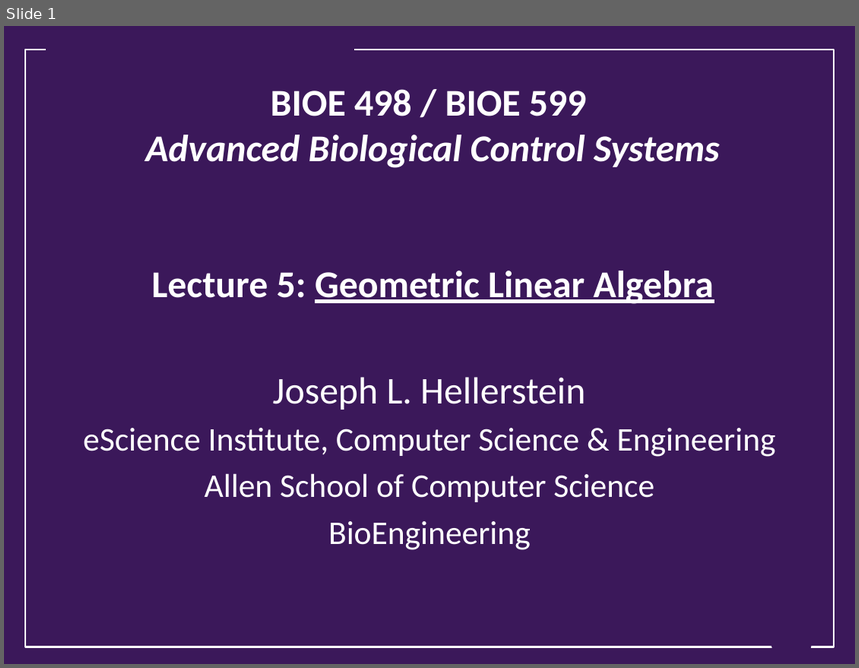
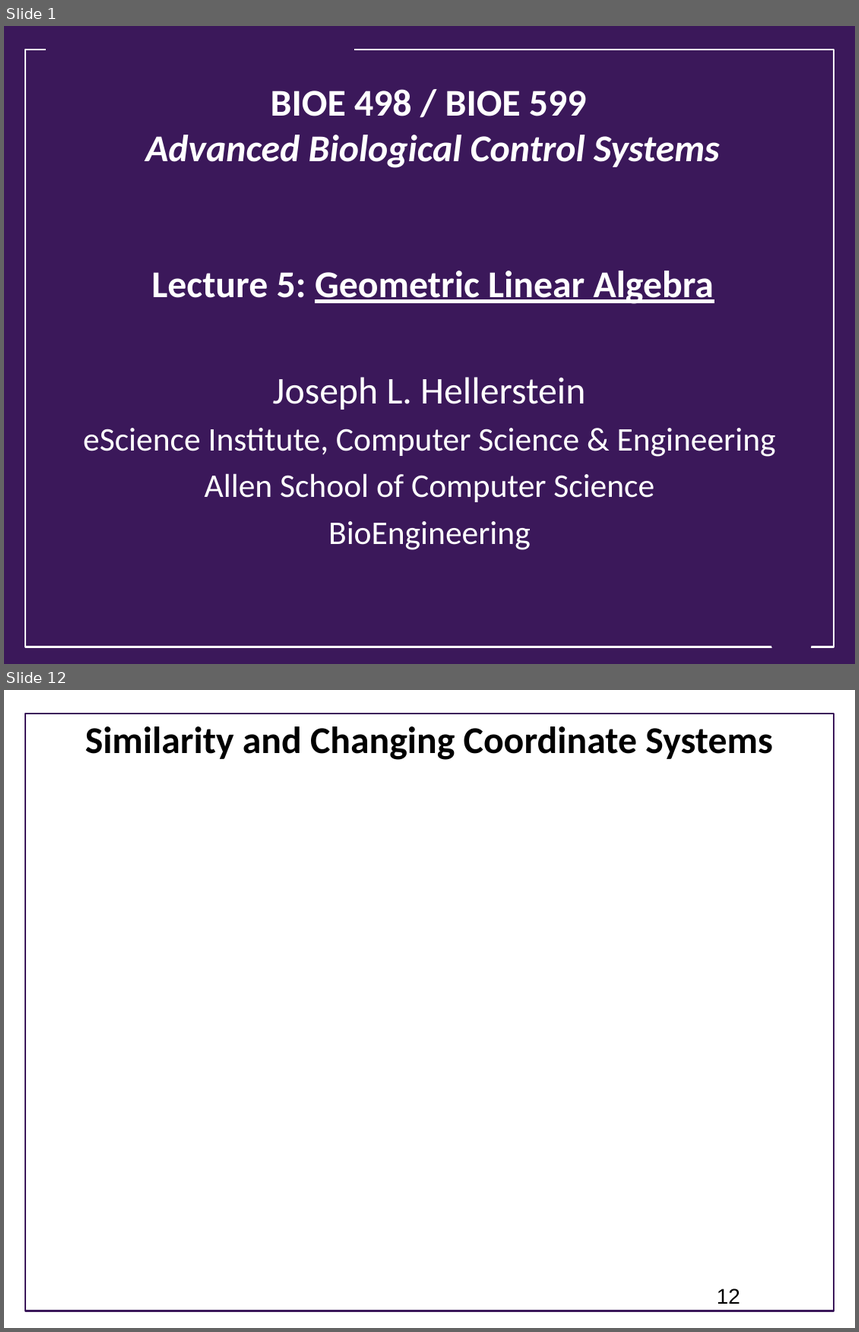
Before and after one commit to joseph-hellerstein/advanced-controls-lectures, a slide deck: Lecture_4-Geometric-Linear-Algebra/Geometric-Linear-Algebra.pptx. Shown one above the other, each under a label of ours: slide 1 before the commit, slides 1 and 12 after it; the slides between them are not shown. The pictures are 859x668 and 859x1332 pixels, drawn with LibreOffice and Linux fonts; fonts in the diff are those of the drawing; background and template pictures are left out. Boxes give left, top, right and bottom in pixels: in the first picture for what was removed or moved away, otherwise in the second. Text is boxed around its words. In the diff, an @@ line names an element or a change of style, - is before the commit and + after.

```diff
--- a/Lecture_4-Geometric-Linear-Algebra/Geometric-Linear-Algebra.pptx
+++ b/Lecture_4-Geometric-Linear-Algebra/Geometric-Linear-Algebra.pptx
@@ slide 12 added at [4, 690, 855, 1328], background #FFFFFF @@
@@ rectangle added at [25, 714, 834, 1312], outline #3B185A 1.75 pt @@
@@ title added at [85, 726, 773, 760], 32 pt, text #000000, bold @@
+Similarity and Changing Coordinate Systems
@@ page number added at [717, 1289, 740, 1304], 18 pt, text #000000 @@
+12
```
Also in this commit, not shown: 2 slides changed, 13 other slides added, 1 slide removed.
